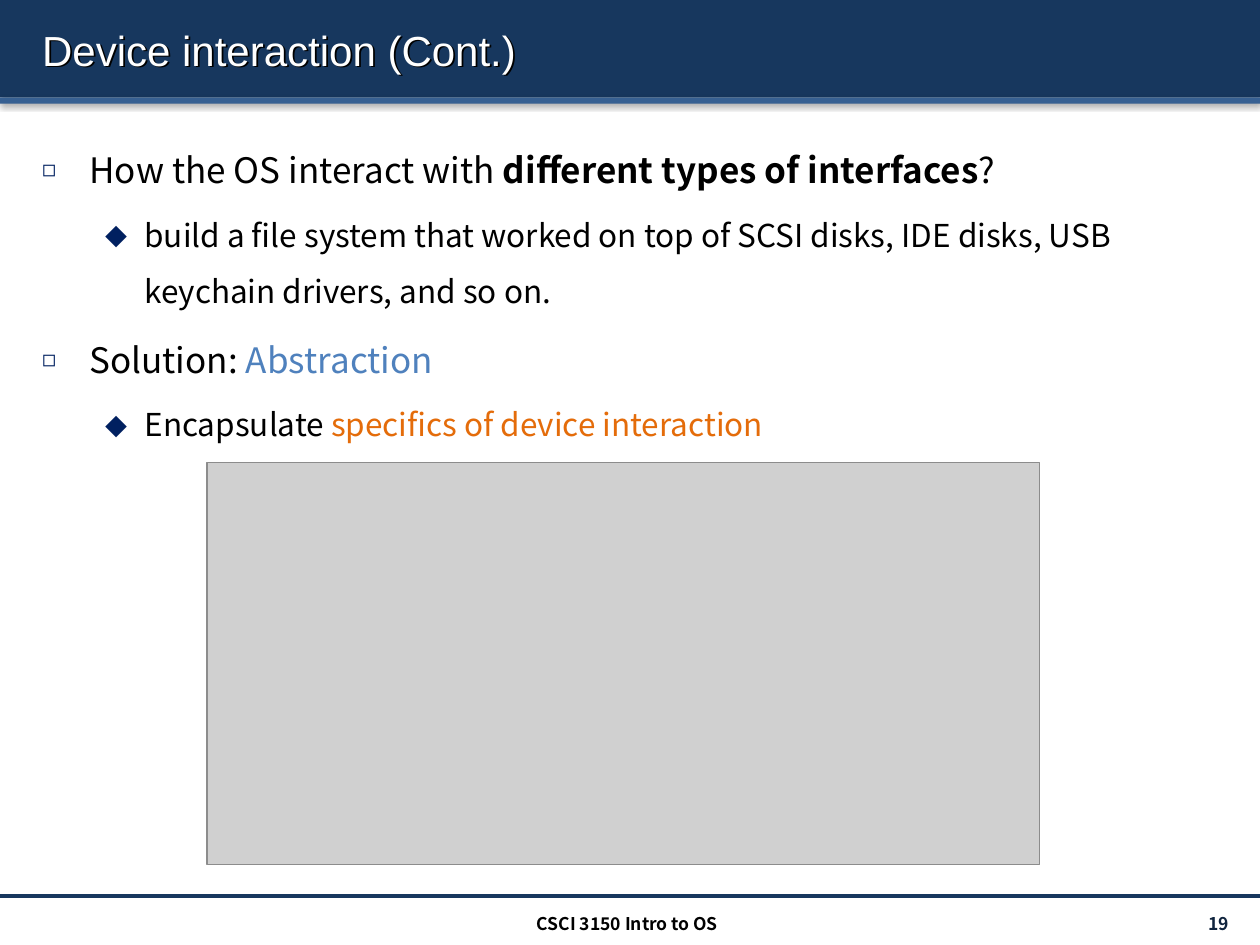
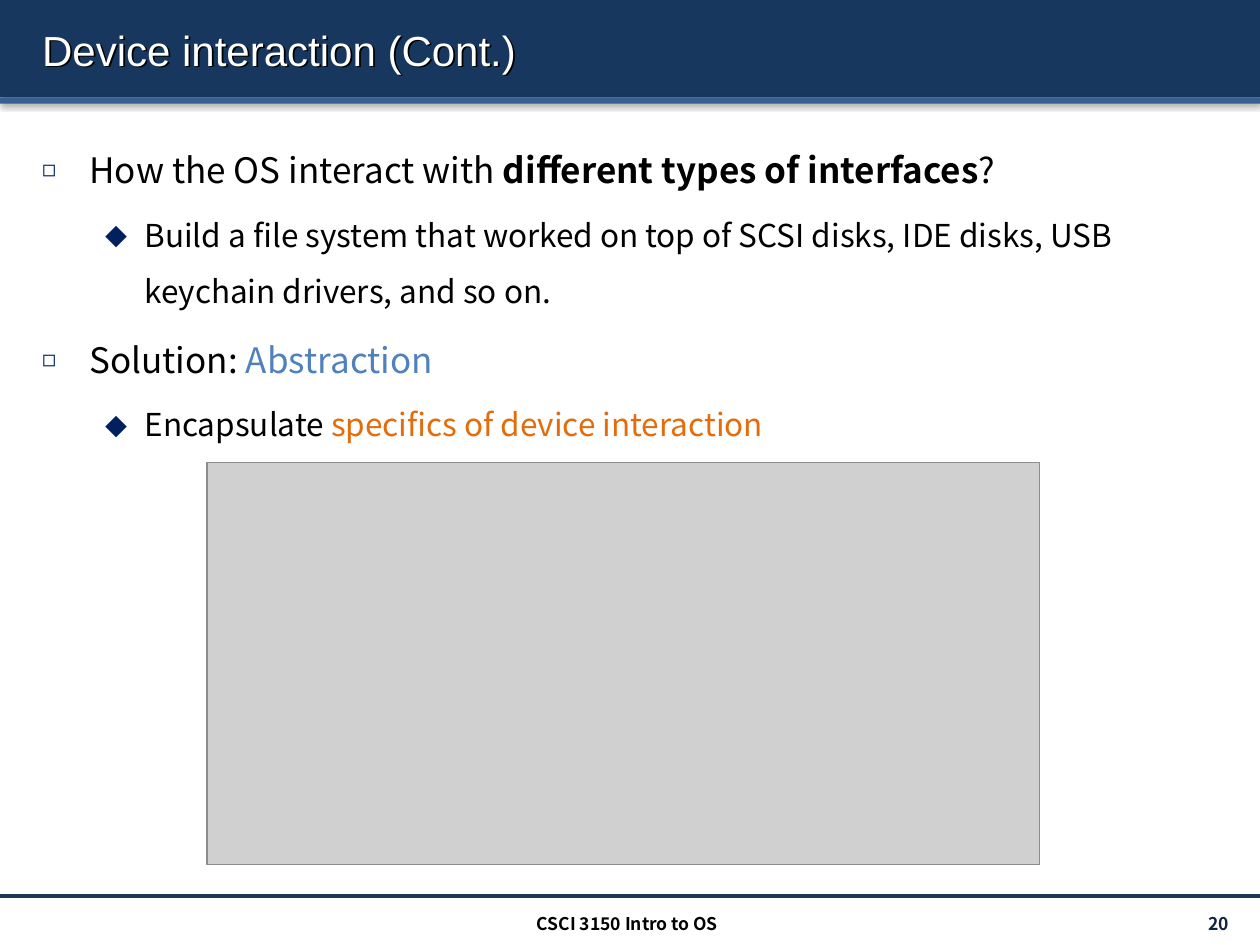
Before and after one commit to henryhxu/CSCI3150, a slide deck: slide 20 of lectures/lec13_io.pptx (slide 19 before the commit). Drawn at 1260x945 pixels with LibreOffice and Linux fonts; fonts in the diff are those of the drawing; grey boxes stand for pictures. Boxes give left, top, right and bottom in pixels: in the first picture for what was removed or moved away, otherwise in the second. Text is boxed around its words. In the diff, an @@ line names an element or a change of style, - is before the commit and + after.

```diff
--- a/lectures/lec13_io.pptx
+++ b/lectures/lec13_io.pptx
@@ text at (145, 221, 1112, 311): text changed @@
-  ⬥ build a file system that worked on top of SCSI disks, IDE disks, USB keychain drivers, and so on.
+  ⬥ Build a file system that worked on top of SCSI disks, IDE disks, USB keychain drivers, and so on.
@@ page number at (1208, 917, 1229, 930): text changed @@
-19
+20
```
Also in this commit, not shown: 3 other slides changed, 1 slide added, 2 other files.
